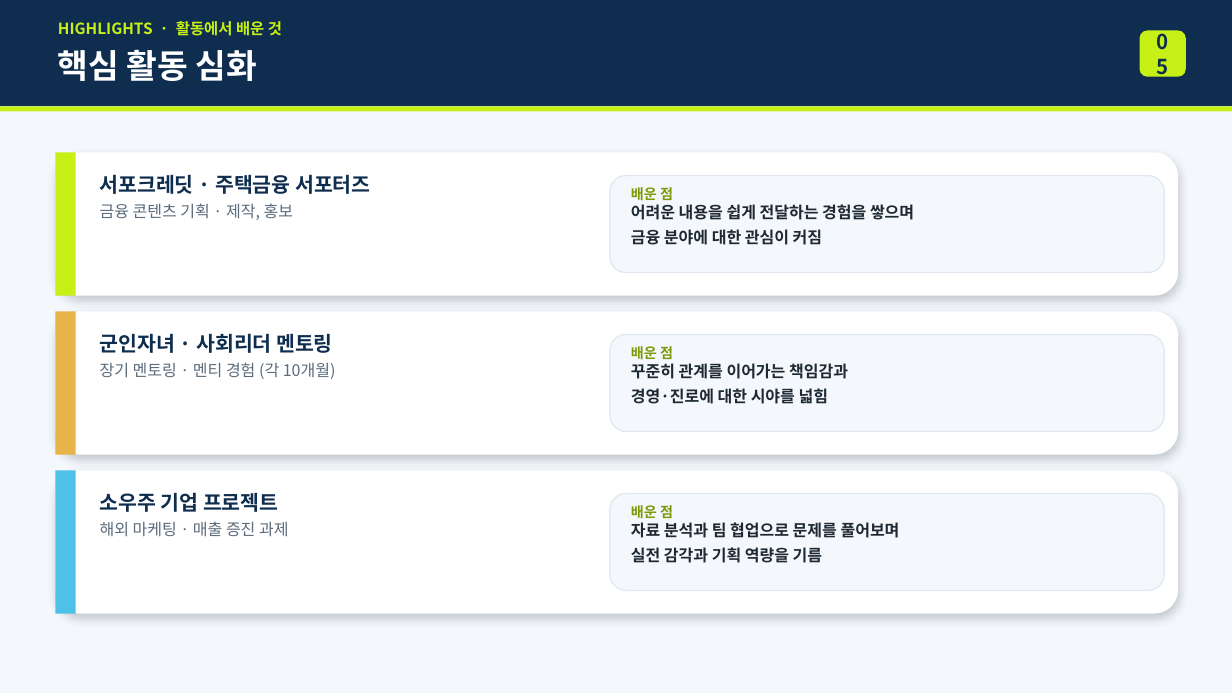
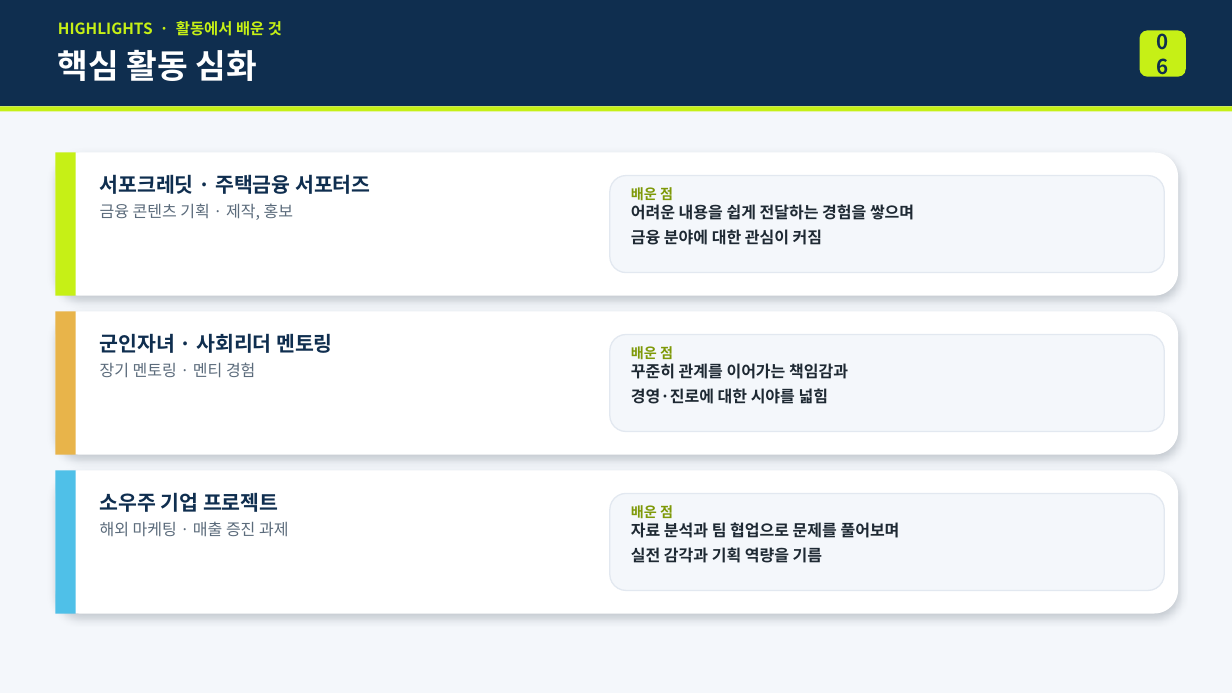
Before and after one commit to jjhh3170-stack/career, a slide deck: slide 6 of 진로포트폴리오_조예진.pptx (slide 5 before the commit). Drawn at 1232x693 pixels with LibreOffice and Linux fonts; fonts in the diff are those of the drawing. Boxes give left, top, right and bottom in pixels: in the first picture for what was removed or moved away, otherwise in the second. Text is boxed around its words. In the diff, an @@ line names an element or a change of style, - is before the commit and + after.

```diff
--- a/진로포트폴리오_조예진.pptx
+++ b/진로포트폴리오_조예진.pptx
@@ text in rounded rectangle at (x1=1140, y1=30, x2=1186, y2=77): text changed @@
-05
+06
@@ text at (x1=100, y1=362, x2=255, y2=378): text changed @@
-장기 멘토링 · 멘티 경험 (각 10개월)
+장기 멘토링 · 멘티 경험
```
Also in this commit, not shown: 2 other slides changed, 1 slide added, 1 other file.
